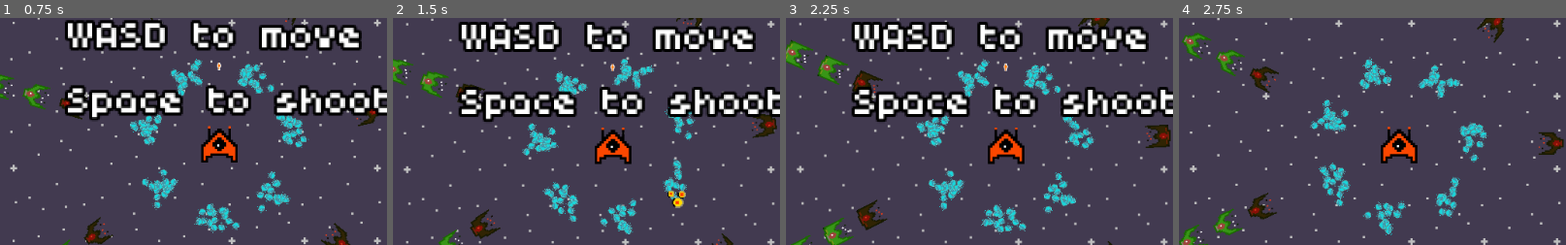
Above: before the commit, frames 1-4 (left to right).
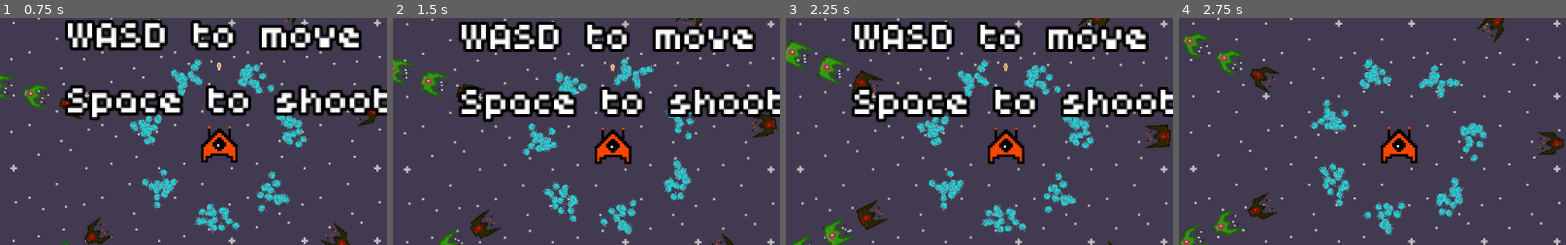
Above: after the commit, the same moments.

Repository: jlunesc/invaders
Game: Godot game, scene res://Scenes/Main.tscn
Two runs of this game, one before a commit and one after it. Both use one fixed random seed, a clock stepped at 60 frames per second and the inputs below. The engine's default icon, where the game draws it, is replaced by a stand-in: a white triangle on a blue panel in a dark square.
Inputs:
- Up to frame 1 (0.75 s): hold W (block_turn_right) from 0.53 s (still down); tap Space (shoot) at 0.6 s
- Up to frame 2 (1.5 s): release W (block_turn_right) at 1.28 s; hold S (block_turn_left) from 1.28 s (still down); tap Space (shoot) at 1.35 s
- Up to frame 3 (2.25 s): release S (block_turn_left) at 2.03 s; hold W (block_turn_right) from 2.03 s (still down); tap Space (shoot) at 2.1 s
- Up to frame 4 (2.75 s): keep holding W (block_turn_right)
The pictures show only the part of the screen within x 22-72%, y 39-89%; the shares and areas given below are measured in that part.

Frame 1 is identical in both runs. In frame 2, 0.4% of the frame differs, in the area x 70-78%, y 65-84%; in frame 3, 0.1%; in frame 4, 0.1%.

Commit message:
Add final boss prototype

Diff:
--- /dev/null
+++ b/Scenes/FinalBoss.tscn
@@ -0,0 +1,33 @@
+[gd_scene load_steps=5 format=2]
+
+[ext_resource path="res://Sprites/srpite_big_boss1.png" type="Texture" id=1]
+[ext_resource path="res://Scripts/FinalBoss.gd" type="Script" id=2]
+[ext_resource path="res://Scenes/BulletInvader.tscn" type="PackedScene" id=3]
+
+[sub_resource type="RectangleShape2D" id=1]
+extents = Vector2( 20, 15 )
+
+[node name="BigBoss1" type="Node2D"]
+script = ExtResource( 2 )
+Bullet = ExtResource( 3 )
+
+[node name="Area2D" type="Area2D" parent="."]
+
+[node name="CollisionShape2D" type="CollisionShape2D" parent="Area2D"]
+shape = SubResource( 1 )
+
+[node name="Sprite" type="Sprite" parent="Area2D/CollisionShape2D"]
+modulate = Color( 0, 0, 0, 1 )
+position = Vector2( -0.593337, 24.5748 )
+scale = Vector2( 1.9659, 1.63182 )
+texture = ExtResource( 1 )
+
+[node name="RayCast2D" type="RayCast2D" parent="Area2D/CollisionShape2D"]
+position = Vector2( 0, -16 )
+rotation = 3.14159
+enabled = true
+cast_to = Vector2( 0, 200 )
+collide_with_areas = true
+
+[node name="Position2D" type="Position2D" parent="Area2D/CollisionShape2D"]
+position = Vector2( 0, -20 )
--- a/Scenes/Main.tscn
+++ b/Scenes/Main.tscn
@@ -351,3 +351,32 @@
 __meta__ = {
 "_edit_use_anchors_": false
 }
+
+[node name="YouWin" type="Node2D" parent="."]
+visible = false
+position = Vector2( -200, -200 )
+scale = Vector2( 2, 2 )
+z_index = 100
+
+[node name="Control2" type="Control" parent="YouWin"]
+anchor_right = 0.75
+anchor_bottom = 1.0
+margin_right = 40.0
+margin_bottom = 40.0
+__meta__ = {
+"_edit_use_anchors_": false
+}
+
+[node name="HBoxContainer" type="VBoxContainer" parent="YouWin/Control2"]
+margin_right = 40.0
+margin_bottom = 40.0
+
+[node name="YouWin" type="Label" parent="YouWin/Control2/HBoxContainer"]
+margin_right = 215.0
+margin_bottom = 83.0
+custom_fonts/font = SubResource( 3 )
+text = "You Win!!
+R to retry"
+__meta__ = {
+"_edit_use_anchors_": false
+}
--- a/Scripts/BulletPlayer.gd
+++ b/Scripts/BulletPlayer.gd
@@ -20,6 +20,9 @@
 	elif area.get_parent().is_in_group("big_bosses"):
 		area.get_parent().queue_free()
 		_increase_score(2)
+	elif area.get_parent().is_in_group("final_boss"):
+		area.get_parent()._get_damage(1.0)
+		_increase_score(4)
 	_disapear()
 
 func _on_Bullet_body_entered(body):
--- /dev/null
+++ b/Scripts/FinalBoss.gd
@@ -0,0 +1,74 @@
+extends Node2D
+
+signal final_boss_dead
+
+export (PackedScene) var Bullet
+
+export var velocity = 0
+export var rotation_speed = 1.75
+
+var _timer_direction
+var change_direction = 10
+var time_start
+var time_now
+
+var _mean_distance = 300
+var direction = 1.0
+var health = 5
+
+var _keep_shooting = true
+
+var rng = RandomNumberGenerator.new()
+
+func _ready():
+	add_to_group('final_boss')
+	get_node('Area2D/CollisionShape2D').position.y += _mean_distance
+	rng.randomize()
+	_timer_direction = Timer.new()
+	add_child(_timer_direction)
+	_timer_direction.start(rng.randfn(change_direction,3))
+	_timer_direction.autostart = true
+
+	time_start = OS.get_unix_time()
+	_shoot()
+
+func _process(delta):
+	_move(delta)
+
+func _move(delta):
+
+	# moving mechanics
+	change_direction()
+	time_now =  (OS.get_unix_time()-time_start)
+	$Area2D.rotation += rotation_speed * delta * direction
+	get_node('Area2D/CollisionShape2D').position.y += 2.5*sin(10*time_now)
+
+	# shooting mechanics
+	if get_node('Area2D/CollisionShape2D').position.y < _mean_distance*0.8:
+		if _keep_shooting:
+			for i in range(1):
+				_shoot()
+			_keep_shooting=false
+	elif get_node('Area2D/CollisionShape2D').position.y > _mean_distance*0.8:
+		_keep_shooting=true
+
+func _shoot():
+	var b = Bullet.instance()
+	b.damage_bullet = 1.5
+	b.modulate = Color('710957')
+	add_child(b)
+	b.transform = $Area2D/CollisionShape2D/Position2D.global_transform
+
+func change_direction():
+	if _timer_direction.get_time_left() < 0.5:
+		rng.randomize()
+		var old_direction = direction
+		direction = old_direction*(-1.0)
+		_timer_direction.start(rng.randfn(change_direction,3))
+
+func _get_damage(damage_received):
+	health -= damage_received
+	get_tree().get_current_scene().get_node('SoundFxs/impact_others').play()
+	get_tree().get_current_scene().get_node('Player/Camera2D').shake(0.5, 150, 7.5)
+	if health <= 0:
+		emit_signal("final_boss_dead")
--- a/Scripts/GameOver.gd
+++ b/Scripts/GameOver.gd
@@ -1,4 +1,4 @@
 extends Label
 
 func _process(_delta):
-	text = 'GAME OVER \nYou scored ' + String(get_tree().get_current_scene().score)
+	text = 'GAME OVER \nYou scored ' + String(get_tree().get_current_scene().score) + '\nR to retry'
--- a/Scripts/Main.gd
+++ b/Scripts/Main.gd
@@ -1,5 +1,6 @@
 extends Node2D
 
+var FinalBoss = preload("res://Scenes/FinalBoss.tscn")
 var FBigBoss = preload("res://Scenes/BigBoss1.tscn")
 var Invader = preload("res://Scenes/InvaderArea.tscn")
 var Block = preload("res://Scenes/Blocks.tscn")
@@ -14,7 +15,7 @@
 
 var score = 0
 var _n_invaders_killed = 0
-var _invaders_to_kill = 5
+var _invaders_to_kill = 4
 
 var _bonification = 4
 
@@ -35,7 +36,7 @@
 	# timer for the first shoot
 	_timer_shoot = Timer.new()
 	add_child(_timer_shoot)
-	_timer_shoot.start(2)
+	_timer_shoot.start(6)
 	_timer_shoot.autostart = true
 
 	_timer_ditch = Timer.new()
@@ -58,6 +59,7 @@
 	_play_sound_track()
 	_add_bigboss1()
 	_apply_bonification()
+	_add_final_boss()
 
 func _input(_event):
 	if Input.is_action_just_pressed("retry"):
@@ -139,8 +141,15 @@
 		fbigboss.get_node("Area2D/CollisionShape2D/RayCast2D").cast_to = Vector2(0, space_between_rows*(_number_rows))
 		fbigboss.get_node("Area2D/CollisionShape2D").position = Vector2(0, _d + space_between_rows*(_number_rows))
 
-		_invaders_to_kill += 1
+		_invaders_to_kill += 0
 		_n_invaders_killed = 0
+
+func _add_final_boss():
+	if $InvaderContainer.get_child_count() == 0:
+		var final_boss = FinalBoss.instance()
+		$InvaderContainer.add_child(final_boss)
+		final_boss.connect("final_boss_dead", self, '_you_win')
+		final_boss.position = get_node("Player").position
 
 func _apply_bonification():
 	if score > _bonification:
@@ -155,3 +164,11 @@
 	for node in $BlockContainer.get_children():
 		node.queue_free()
 	$Player.set_process(false)
+	set_process(false)
+
+func _you_win():
+	get_node("YouWin").visible = true
+	for node in $BlockContainer.get_children():
+		node.queue_free()
+	$Player.set_process(false)
+	$InvaderContainer.get_child(0).set_process(false)
--- a/Scripts/Player.gd
+++ b/Scripts/Player.gd
@@ -12,7 +12,7 @@
 var _timer_amo
 var can_shoot = true
 
-var health_max = 2
+var health_max = 5
 var health = health_max
 var health_incr = 0.05
 
